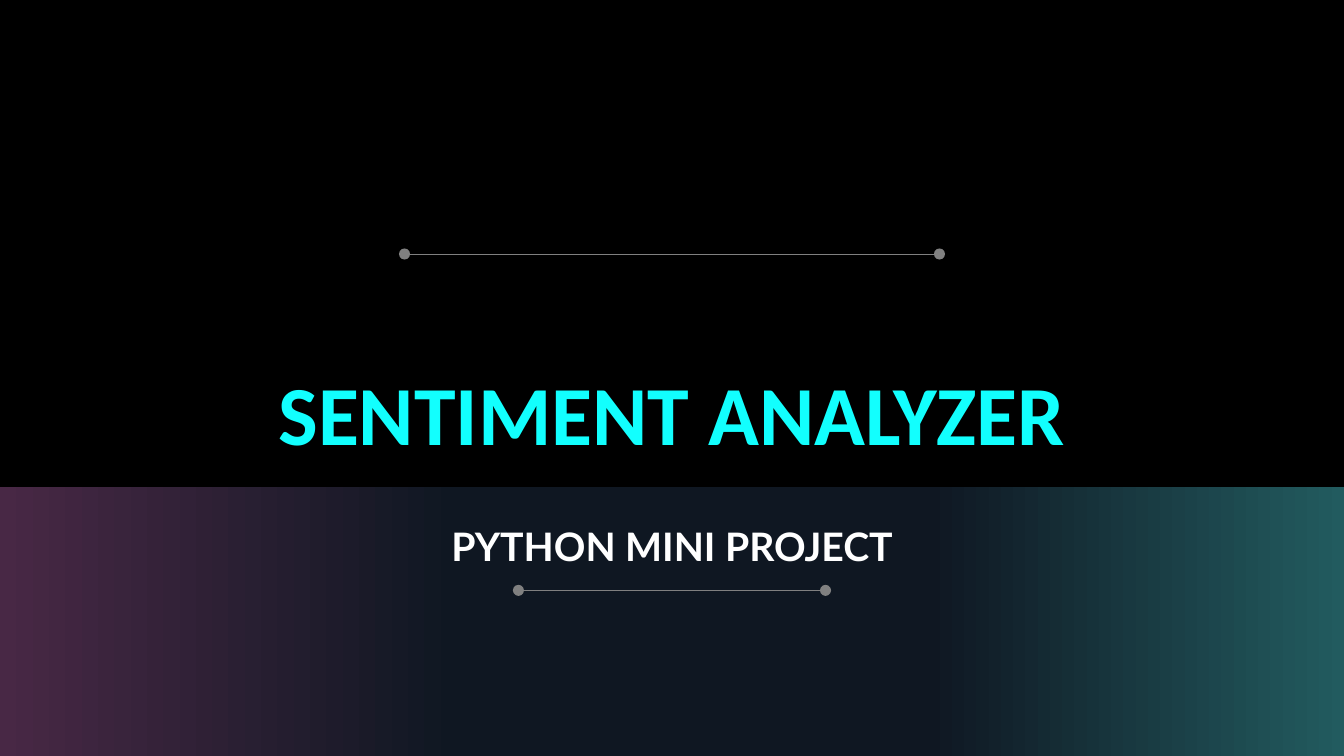
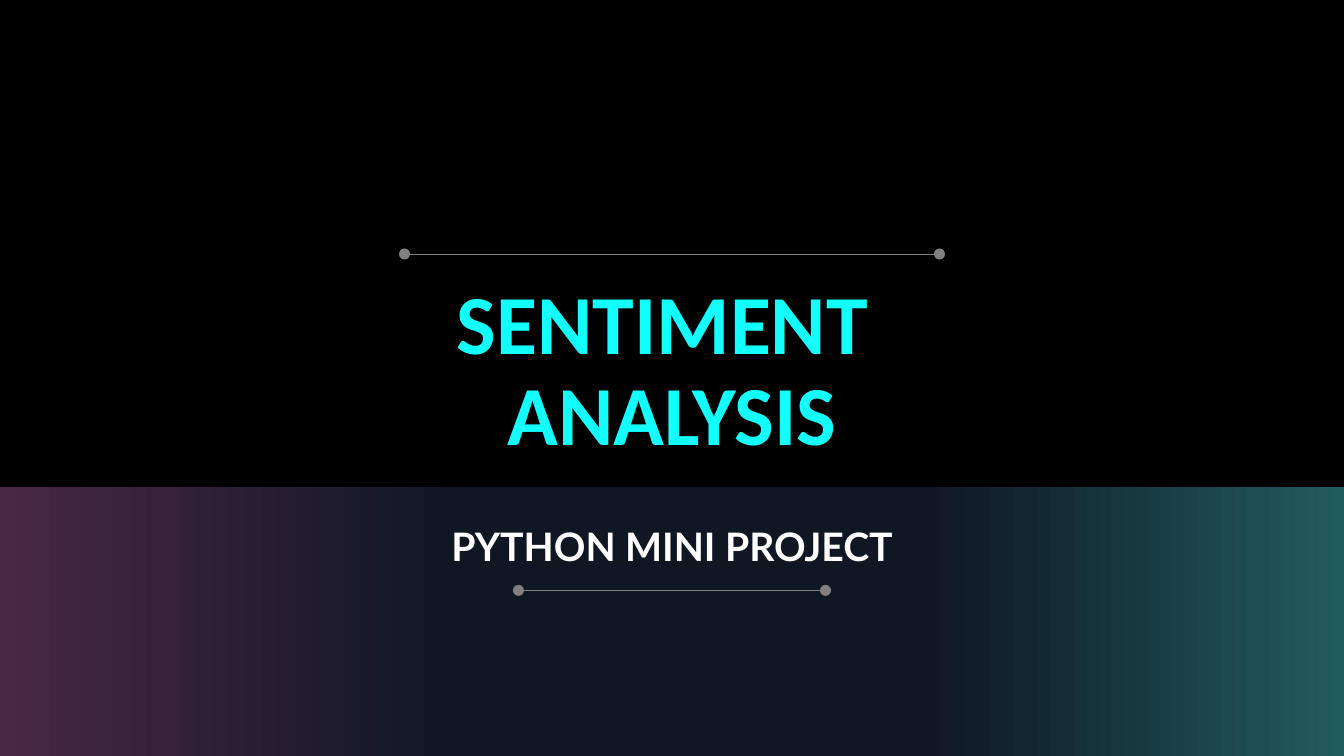
Before and after one commit to krshnknsr21/Sentiment-Analysis, a slide deck: slide 1 of Overview.pptx. Drawn at 1344x756 pixels with LibreOffice and Linux fonts; fonts in the diff are those of the drawing; background and template pictures are left out. Boxes give left, top, right and bottom in pixels: in the first picture for what was removed or moved away, otherwise in the second. Text is boxed around its words. In the diff, an @@ line names an element or a change of style, - is before the commit and + after.

```diff
--- a/Overview.pptx
+++ b/Overview.pptx
@@ title at (457, 299, 868, 446): text changed @@
-SENTIMENT ANALYZER
+SENTIMENT
+ANALYSIS
```
Also in this commit, not shown: 3 other slides changed, 1 slide added.
